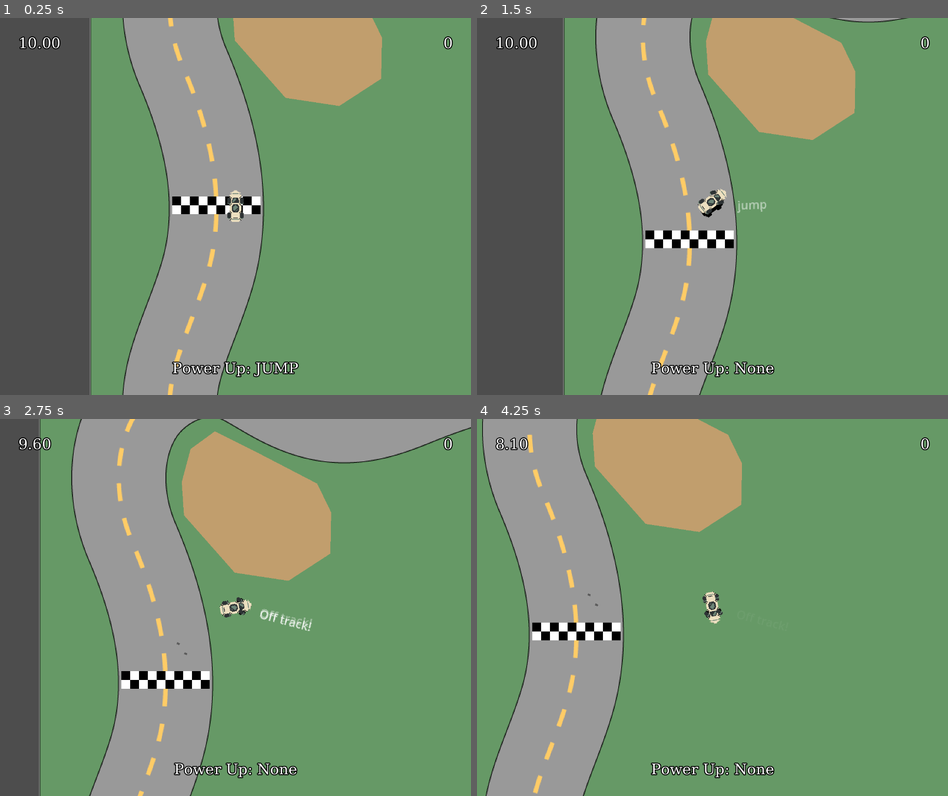
Above: before the commit, frames 1-4 (two rows, left to right).
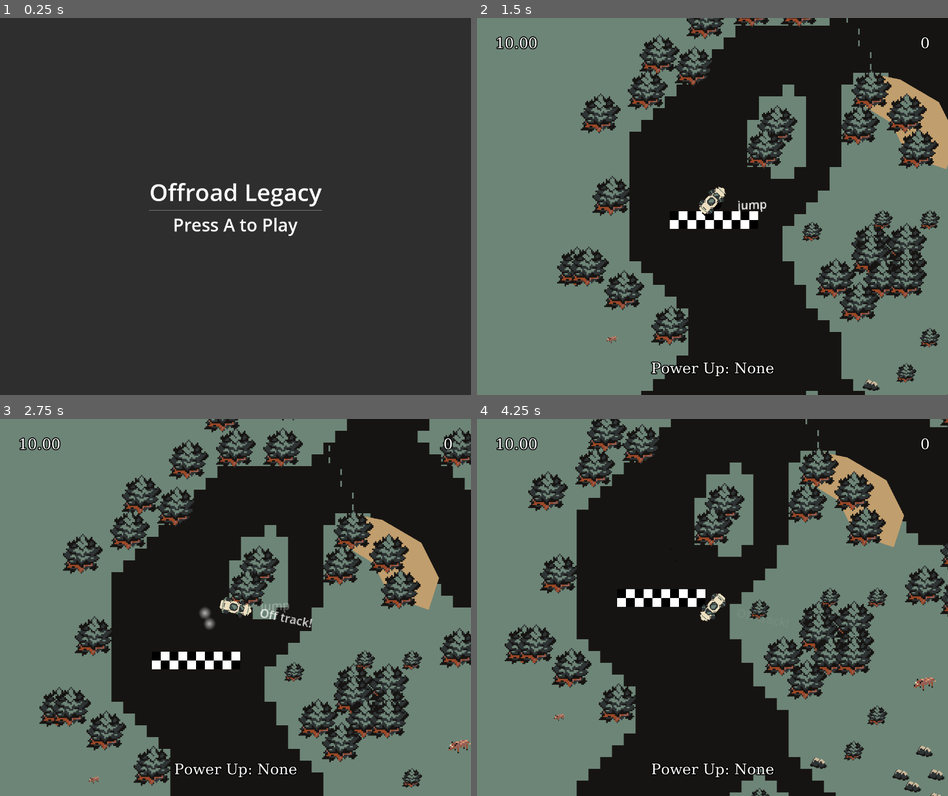
Above: after the commit, the same moments.

Repository: PGComai/Made-at-the-MADE-2025
Game: Godot game, scene res://main_menu.tscn
The game is run twice, just before and just after one commit, with the same random seed, the same clock (stepped at 60 frames per second) and the same inputs. Before the commit the project starts from res://scenes/racetrack2/racetrack2.tscn.
Inputs:
- Up to frame 1 (0.25 s): no input
- Up to frame 2 (1.5 s): tap A (left) at 0.5 s; hold D (right) 0.53-1.28 s; hold . (a) 0.53-1.28 s; hold S (brake) from 1.28 s (still down); tap . (a) at 1.35 s
- Up to frame 3 (2.75 s): release S (brake) at 2.03 s; hold D (right) from 2.03 s (still down); hold . (a) from 2.03 s (still down)
- Up to frame 4 (4.25 s): release . (a) at 2.78 s; tap . (a) at 2.85 s; release D (right) at 3.53 s; hold A (left) from 3.53 s (still down); hold . (a) from 3.53 s (still down)

The runs differ from the first frame. In frame 1, 99% of the frame differs, in the area x 0-100%, y 0-100%; in frame 2, 74%; in frame 3, 70%; in frame 4, 69%.

Commit message:
main scene

Diff:
--- a/project.godot
+++ b/project.godot
@@ -11,7 +11,7 @@
 [application]
 
 config/name="Made@Made2025"
-run/main_scene="uid://ewlgm45y3f0x"
+run/main_scene="uid://1xdrpjx4bpbp"
 config/features=PackedStringArray("4.5", "GL Compatibility")
 config/icon="res://icon.svg"
 
